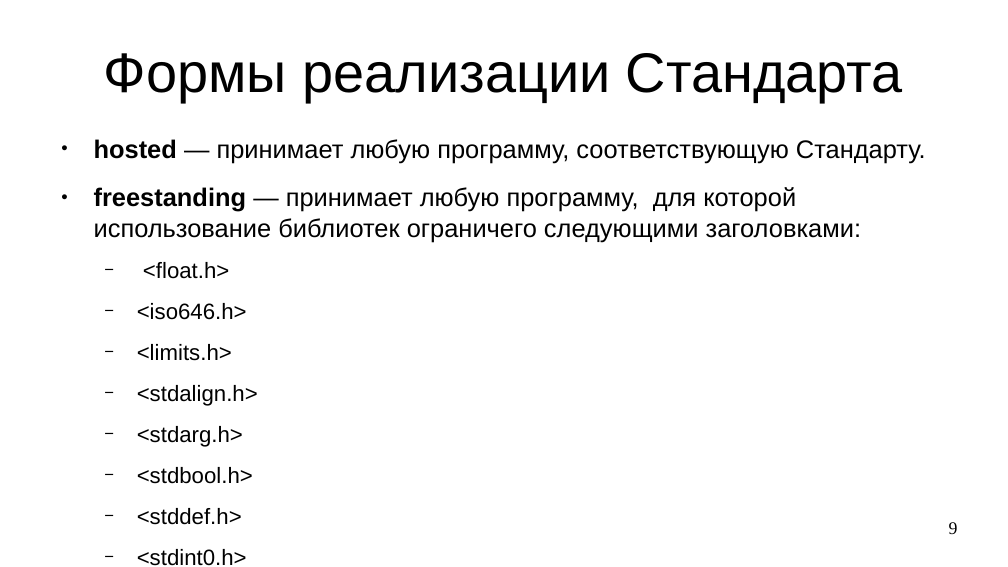
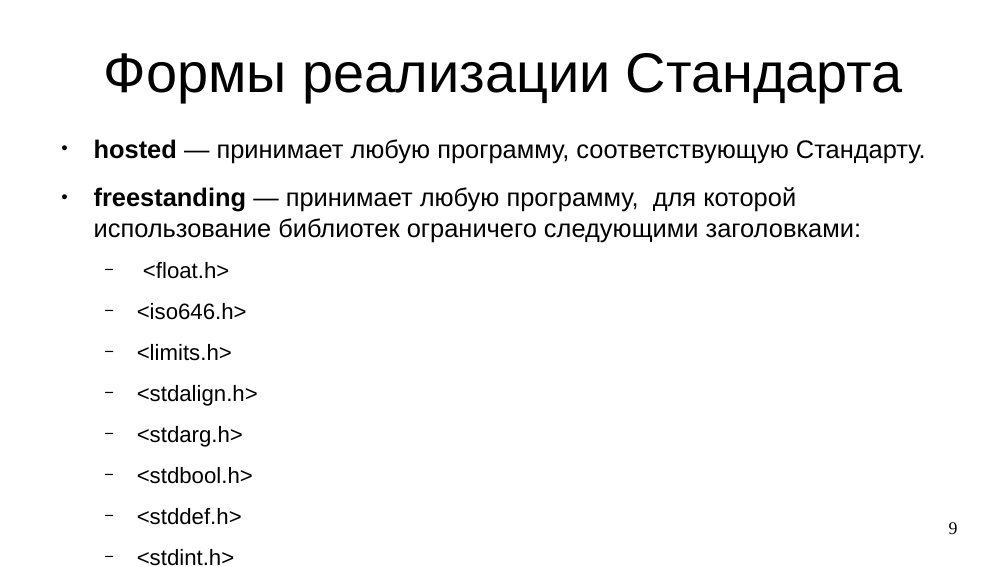
Before and after one commit to steelcraft/stud-lab, a slide deck: slide 9 of Лекции/CACP01.odp. Drawn at 1008x567 pixels with LibreOffice and Linux fonts; fonts in the diff are those of the drawing. Boxes give left, top, right and bottom in pixels: in the first picture for what was removed or moved away, otherwise in the second. Text is boxed around its words. In the diff, an @@ line names an element or a change of style, - is before the commit and + after.

```diff
--- a/Лекции/CACP01.odp
+++ b/Лекции/CACP01.odp
@@ text at (x1=137, y1=549, x2=234, y2=566): text changed @@
-  − <stdint0.h>
+  − <stdint.h>
```
Also in this commit, not shown: 5 slides added, 1 slide removed.
